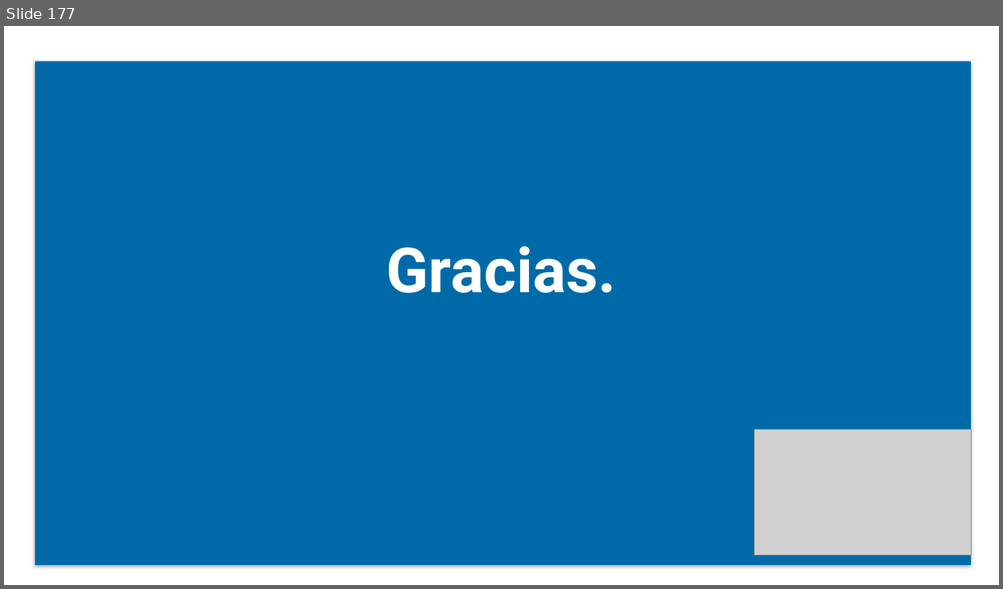
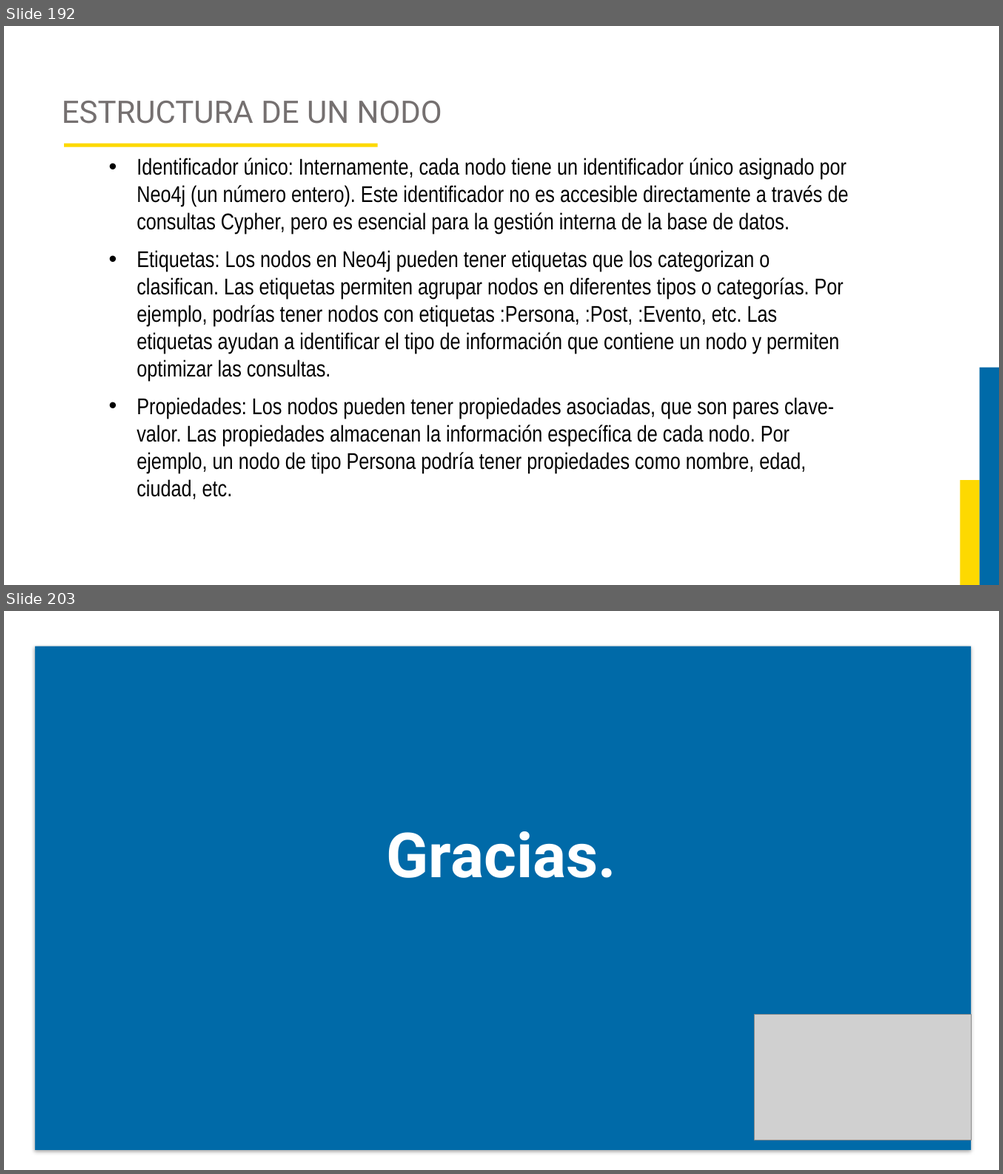
Before and after one commit to JorgeAlejandroAguirreGutierrez/proyecto-luis, a slide deck: Curso Base de Datos 2/DIAPOSITIVAS BASES DE DATOS 2.pptx. Shown one above the other, each under a label of ours: slide 177 before the commit, slides 192 and 203 after it; the slides between them are not shown. The pictures are 1003x589 and 1003x1174 pixels, drawn with LibreOffice and Linux fonts; fonts in the diff are those of the drawing; grey boxes stand for pictures; background and template pictures are left out. Boxes give left, top, right and bottom in pixels: in the first picture for what was removed or moved away, otherwise in the second. Text is boxed around its words. In the diff, an @@ line names an element or a change of style, - is before the commit and + after.

```diff
--- a/Curso Base de Datos 2/DIAPOSITIVAS BASES DE DATOS 2.pptx
+++ b/Curso Base de Datos 2/DIAPOSITIVAS BASES DE DATOS 2.pptx
@@ slide 192 added at [4, 26, 999, 585], background #FFFFFF @@
@@ title added at [62, 101, 442, 124], 30 pt, text #757070 @@
+ESTRUCTURA DE UN NODO
@@ rectangle added at [64, 143, 377, 147], fill #FDD901 @@
@@ text added at [136, 158, 848, 500], 22 pt, text #000000 @@
+• Identificador único: Internamente, cada nodo tiene un identificador único asignado por Neo4j (un número entero). Este identificador no es accesible directamente a través de consultas Cypher, pero es esencial para la gestión interna de la base de datos.
+• Etiquetas: Los nodos en Neo4j pueden tener etiquetas que los categorizan o clasifican. Las etiquetas permiten agrupar nodos en diferentes tipos o categorías. Por ejemplo, podrías tener nodos con etiquetas :Persona, :Post, :Evento, etc. Las etiquetas ayudan a identificar el tipo de información que contiene un nodo y permiten optimizar las consultas.
+• Propiedades: Los nodos pueden tener propiedades asociadas, que son pares clave-valor. Las propiedades almacenan la información específica de cada nodo. Por ejemplo, un nodo de tipo Persona podría tener propiedades como nombre, edad, ciudad, etc.
@@ rectangle added at [979, 368, 999, 585], fill #006AA8 @@
@@ rectangle added at [960, 480, 979, 585], fill #FDD901 @@
@@ what was slide 177 is now slide 203 @@
```
Also in this commit, not shown: 2 slides changed, 26 other slides added, 1 slide removed, 14 other files.
